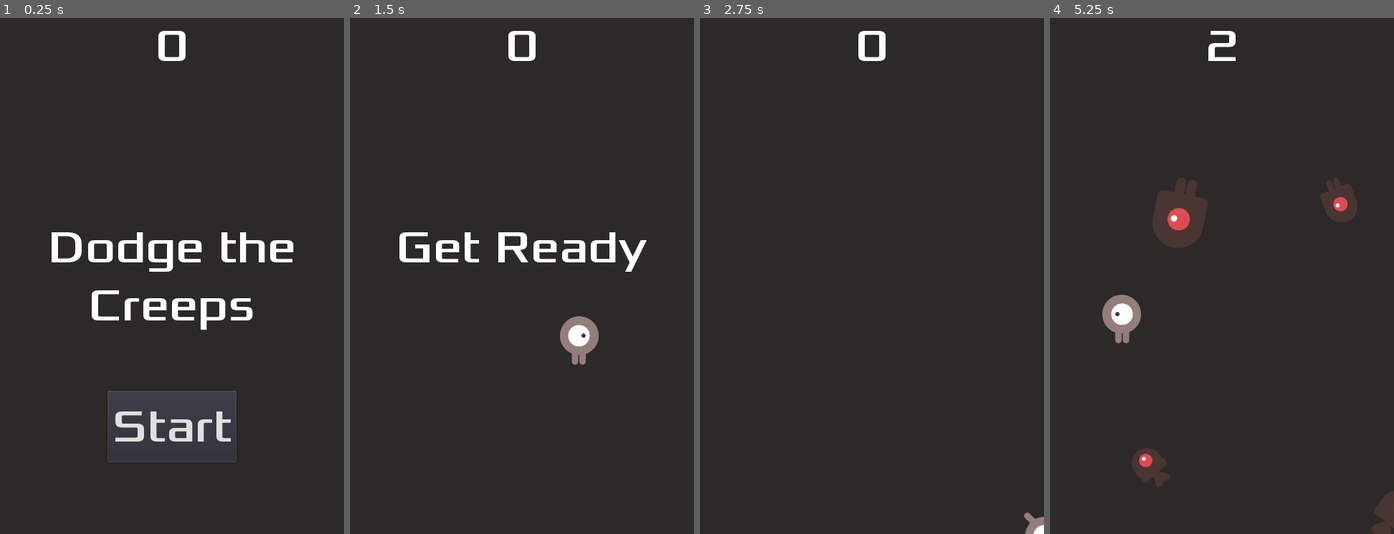
Above: before the commit, frames 1-4 (left to right).
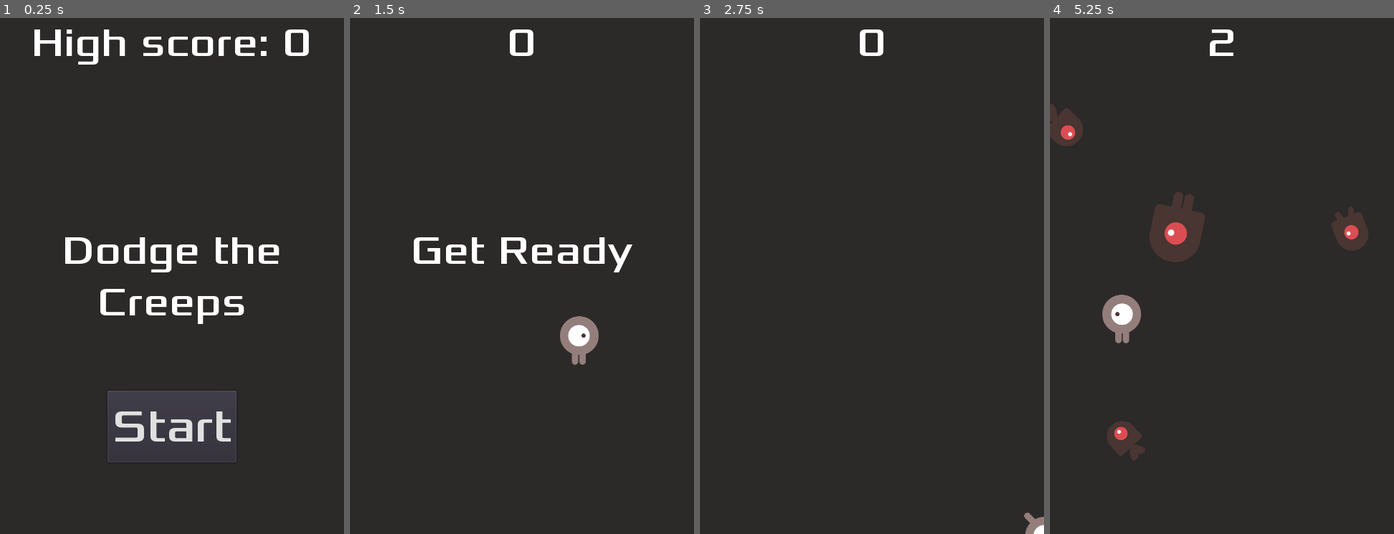
Above: after the commit, the same moments.

Repository: STYJ/Dodge-the-Creeps-enhanced-edition
Game: Godot game, scene res://main.tscn
Two runs of this game, one before a commit and one after it. Both use one fixed random seed, a clock stepped at 60 frames per second and the inputs below.
Inputs:
- Up to frame 1 (0.25 s): no input
- Up to frame 2 (1.5 s): click "Start" at 0.5 s; tap Enter at 1.25 s; hold Right (ui_right) from 1.28 s (still down)
- Up to frame 3 (2.75 s): release Right (ui_right) at 2.03 s; hold Down (ui_down) from 2.03 s (still down)
- Up to frame 4 (5.25 s): release Down (ui_down) at 2.78 s; hold Right (ui_right) 2.78-3.53 s; hold Up (ui_up) 3.53-4.28 s; hold Left (ui_left) from 4.28 s (still down)

The runs differ from the first frame. In frame 1, 5.2% of the frame differs, in the area x 10-90%, y 2-61%; in frame 2, 2.4%; in frame 3, 0.2%; in frame 4, 4.3%.

Commit message:
added high score tracking and music to match mob spawn rate

Diff:
--- a/dodge the creeps/HUD.gd
+++ b/dodge the creeps/HUD.gd
@@ -19,6 +19,9 @@
 	yield(get_tree().create_timer(1), "timeout")
 	$StartButton.show()
 
+func update_highscore(highscore):
+	$ScoreLabel.text = "High score: %s" % highscore
+
 func update_score(score):
 	$ScoreLabel.text = str(score)
 
--- a/dodge the creeps/HUD.tscn
+++ b/dodge the creeps/HUD.tscn
@@ -4,11 +4,11 @@
 [ext_resource path="res://dodge_assets/fonts/Xolonium-Regular.ttf" type="DynamicFontData" id=2]
 
 [sub_resource type="DynamicFont" id=1]
-size = 64
+size = 56
 font_data = ExtResource( 2 )
 
 [sub_resource type="DynamicFont" id=2]
-size = 64
+size = 56
 font_data = ExtResource( 2 )
 
 [sub_resource type="DynamicFont" id=3]
@@ -30,9 +30,9 @@
 
 [node name="ScoreLabel" type="Label" parent="."]
 anchor_right = 1.0
-margin_bottom = 78.0
+margin_bottom = 69.0
 custom_fonts/font = SubResource( 1 )
-text = "0"
+text = "High score: 0"
 align = 1
 __meta__ = {
 "_edit_use_anchors_": false
@@ -42,8 +42,8 @@
 anchor_top = 0.5
 anchor_right = 1.0
 anchor_bottom = 0.5
-margin_top = -79.5
-margin_bottom = 79.5
+margin_top = -70.5
+margin_bottom = 70.5
 custom_fonts/font = SubResource( 2 )
 text = "Dodge the Creeps"
 align = 1
--- a/dodge the creeps/main.gd
+++ b/dodge the creeps/main.gd
@@ -4,20 +4,37 @@
 export (PackedScene) var Mob
 
 var score
-const MULTIPLIER = 0.99
-const MOB_TIMER_DEFAULT_WAIT_TIME = 0.5
+var highscore = 0
+const MULTIPLIER = 0.995
+const MOB_TIMER_DEFAULT_WAIT_TIME = 0.428
+const PITCH_SCALE_DEFAULT_TIME = 1
 
 func _ready():
 	randomize()
 
 func game_over():
+	# Stop creeps from spawning and scores from increasing
 	_stop_timers()
-	$HUD.show_game_over()
-	get_tree().call_group("mobs", "queue_free")
+
+	# Play gameover music
 	$Music.stop()
 	$DeathSound.play()
-	# Reset MobTimer
+
+	# Update HUD to show gameover
+	$HUD.show_game_over()
+
+	# Cleanup mobs
+	get_tree().call_group("mobs", "queue_free")
+
+	# Reset state for next round
 	$MobTimer.wait_time = MOB_TIMER_DEFAULT_WAIT_TIME
+	$Music.pitch_scale = PITCH_SCALE_DEFAULT_TIME
+	# Set highscore
+	if(score > highscore):
+		highscore = score
+
+	yield(get_tree().create_timer(1), "timeout")
+	$HUD.update_highscore(highscore);
 
 func new_game():
 	score = 0
@@ -65,6 +82,7 @@
 # Reduce MobTimer every time MultiplierTimer times out
 func _on_MultiplierTimer_timeout():
 	$MobTimer.wait_time = $MobTimer.wait_time * MULTIPLIER
+	$Music.pitch_scale = $Music.pitch_scale * (1 / MULTIPLIER)
 
 # Stop all timers
 func _stop_timers():
--- a/dodge the creeps/main.tscn
+++ b/dodge the creeps/main.tscn
@@ -27,7 +27,7 @@
 [node name="Player" parent="." instance=ExtResource( 1 )]
 
 [node name="MobTimer" type="Timer" parent="."]
-wait_time = 0.5
+wait_time = 0.428
 
 [node name="ScoreTimer" type="Timer" parent="."]
 
@@ -36,7 +36,6 @@
 one_shot = true
 
 [node name="MultiplierTimer" type="Timer" parent="."]
-wait_time = 0.5
 
 [node name="StartPosition" type="Position2D" parent="."]
 position = Vector2( 240, 450 )
